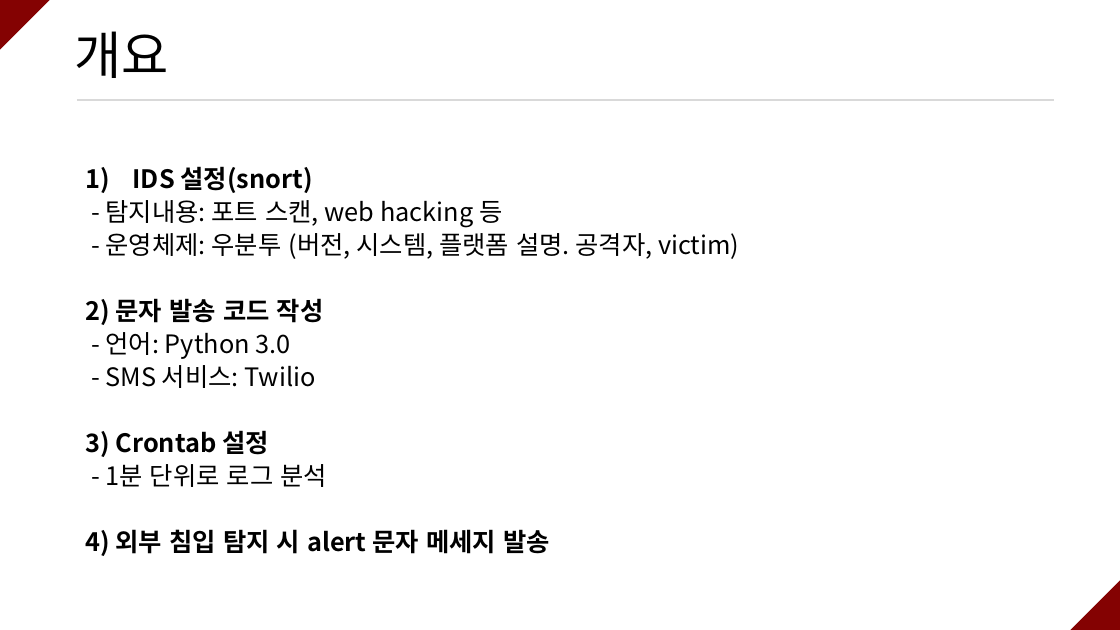
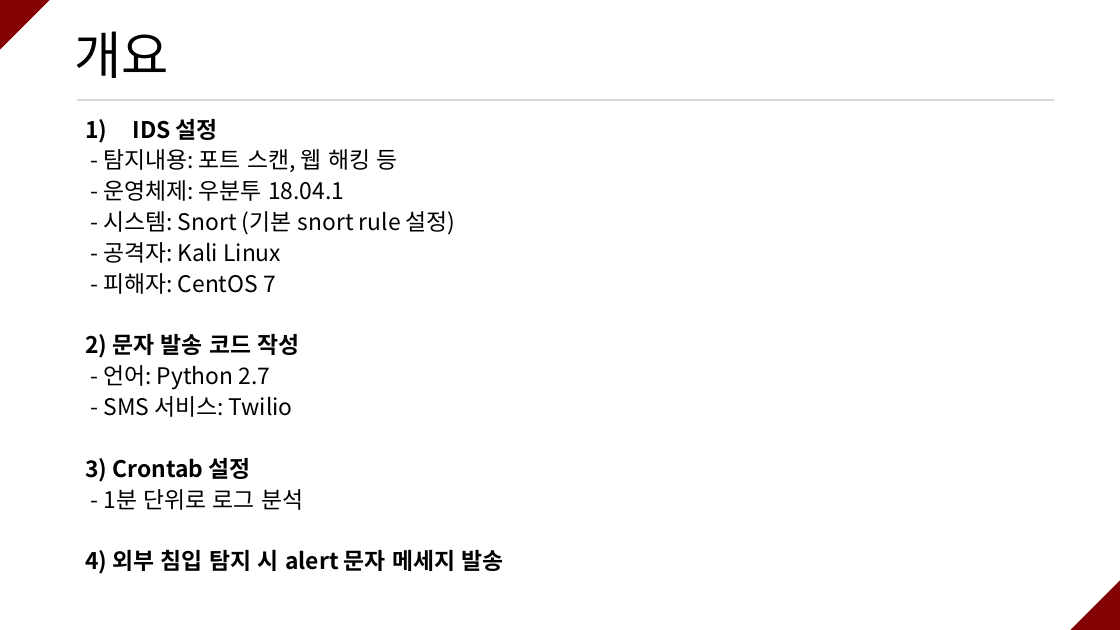
Before and after one commit to ramieeee/self_learning, a slide deck: slide 4 of semi_projects/보안탐지 및 SMS 알람/연람희_보안탐지 및 SMS 알람.pptx. Drawn at 1120x630 pixels with LibreOffice and Linux fonts; fonts in the diff are those of the drawing. Boxes give left, top, right and bottom in pixels: in the first picture for what was removed or moved away, otherwise in the second. Text is boxed around its words. In the diff, an @@ line names an element or a change of style, - is before the commit and + after.

Commit message:
Update SMS alert semi project

```diff
--- a/semi_projects/보안탐지 및 SMS 알람/연람희_보안탐지 및 SMS 알람.pptx
+++ b/semi_projects/보안탐지 및 SMS 알람/연람희_보안탐지 및 SMS 알람.pptx
@@ text "IDS 설정": place and size @@
-text "IDS 설정" at bbox=[85, 166, 739, 556]
+text "IDS 설정" at bbox=[85, 119, 503, 574]
@@ text at bbox=[104, 119, 456, 294]: text changed; size 21.7 to 19.6 pt @@
-1) IDS 설정(snort)
-- 탐지내용: 포트 스캔, web hacking 등
-- 운영체제: 우분투 (버전, 시스템, 플랫폼 설명. 공격자, victim)
+1) IDS 설정
+- 탐지내용: 포트 스캔, 웹 해킹 등
+- 운영체제: 우분투 18.04.1
+- 시스템: Snort (기본 snort rule 설정)
+- 공격자: Kali Linux
+- 피해자: CentOS 7
@@ text at bbox=[85, 334, 503, 574]: size 21.7 to 19.6 pt in "2) 문자 발송 코드 작성", "- SMS 서비스: Twilio", "3) Crontab 설정", "- 1분 단위로 로그 분석" and 1 more places @@
@@ text at bbox=[104, 365, 271, 390]: text changed; size 21.7 to 19.6 pt @@
-- 언어: Python 3.0
+- 언어: Python 2.7
```
Also in this commit, not shown: 8 other slides changed, 1 slide added.
